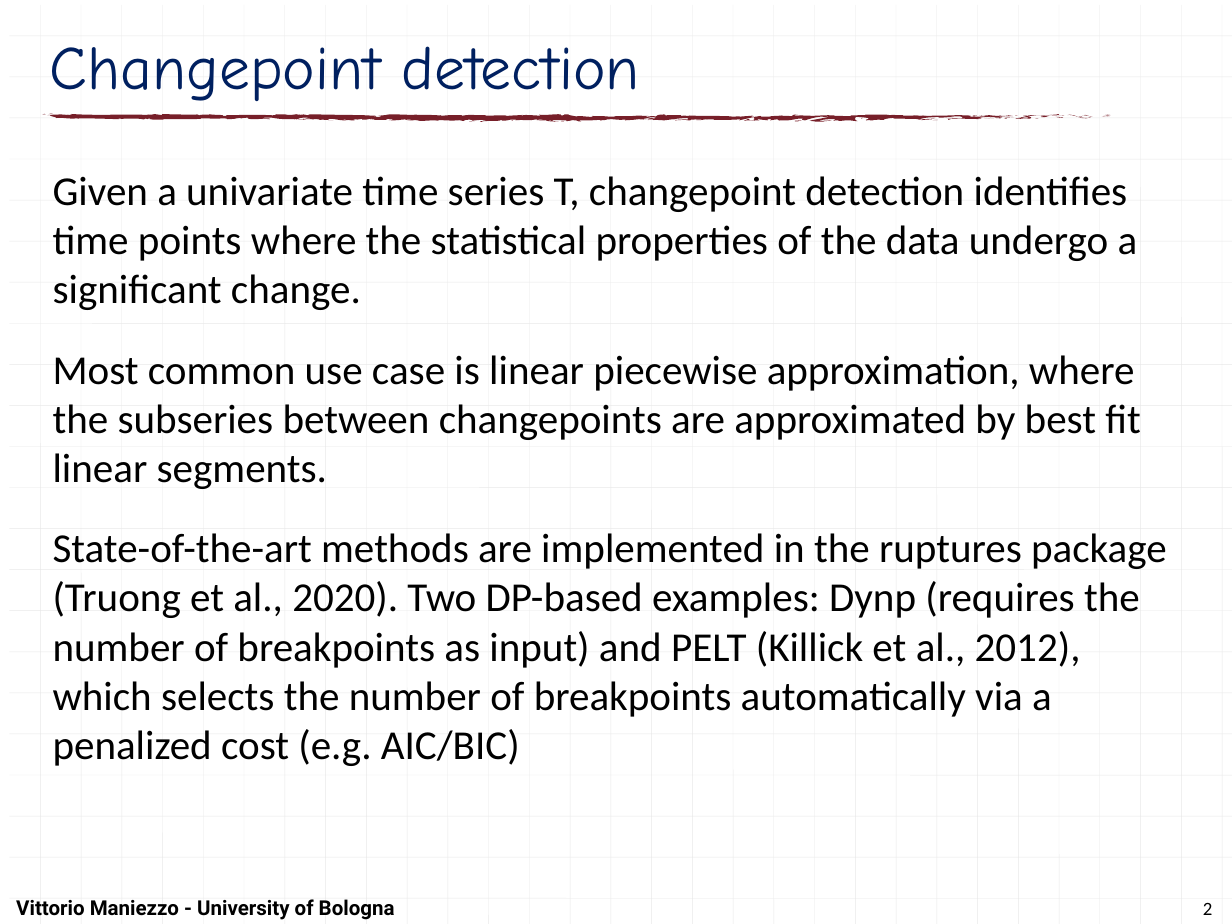
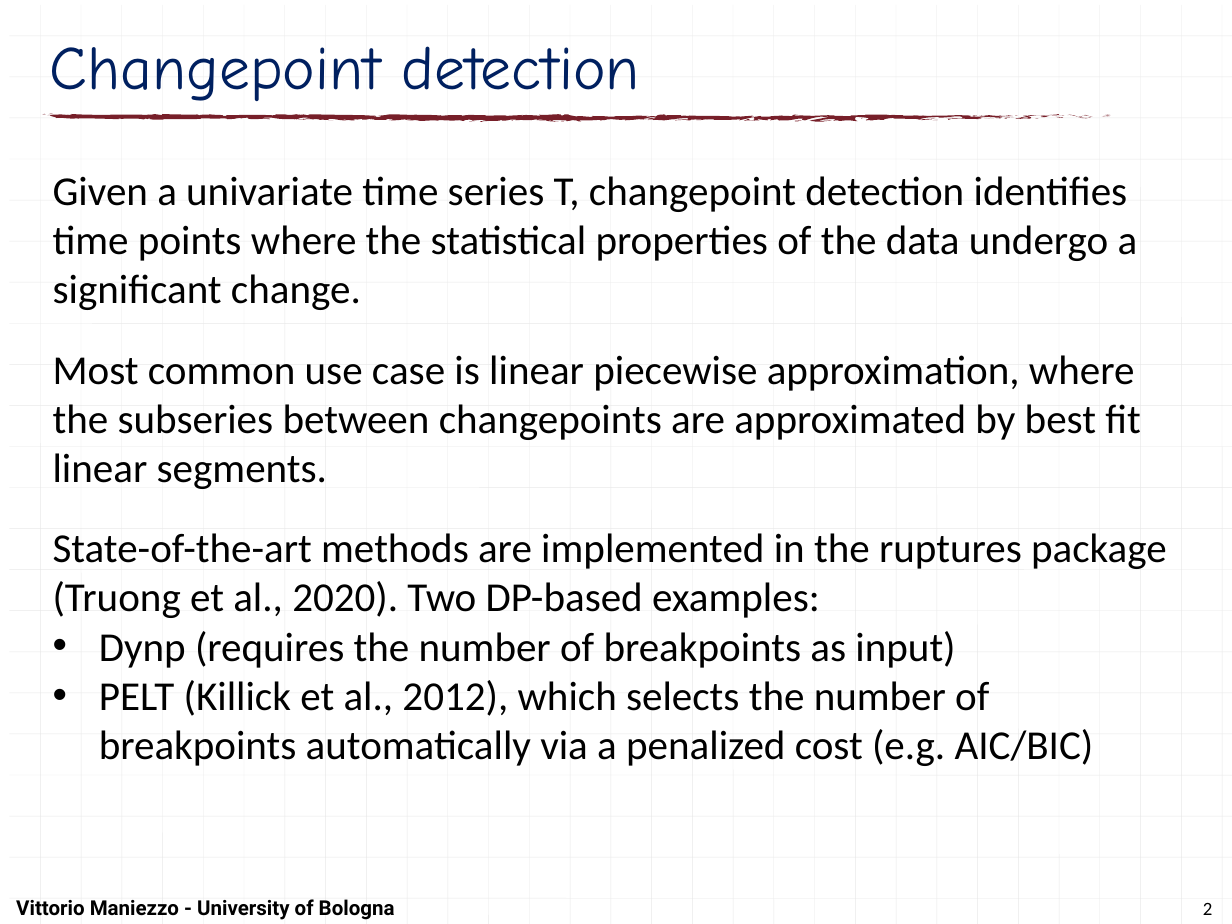
Before and after one commit to maniezzo/segmentation, a slide deck: slide 2 of doc/IOCFC26/forecastSegmentation.pptx. Drawn at 1232x924 pixels with LibreOffice and Linux fonts; fonts in the diff are those of the drawing. Boxes give left, top, right and bottom in pixels: in the first picture for what was removed or moved away, otherwise in the second. Text is boxed around its words. In the diff, an @@ line names an element or a change of style, - is before the commit and + after.

```diff
--- a/doc/IOCFC26/forecastSegmentation.pptx
+++ b/doc/IOCFC26/forecastSegmentation.pptx
@@ text at bbox=[53, 533, 1167, 766]: text changed @@
-State-of-the-art methods are implemented in the ruptures package (Truong et al., 2020). Two DP-based examples: Dynp (requires the number of breakpoints as input) and PELT (Killick et al., 2012), which selects the number of breakpoints automatically via a penalized cost (e.g. AIC/BIC)
+State-of-the-art methods are implemented in the ruptures package (Truong et al., 2020). Two DP-based examples:
+• Dynp (requires the number of breakpoints as input)
+• PELT (Killick et al., 2012), which selects the number of breakpoints automatically via a penalized cost (e.g. AIC/BIC)
```
Also in this commit, not shown: 9 other slides changed, 12 other files.
